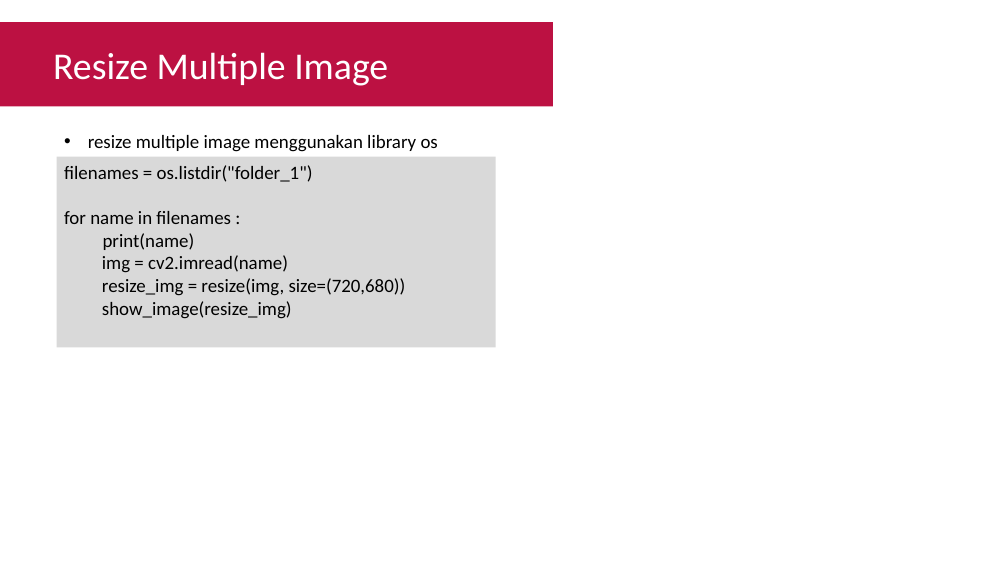
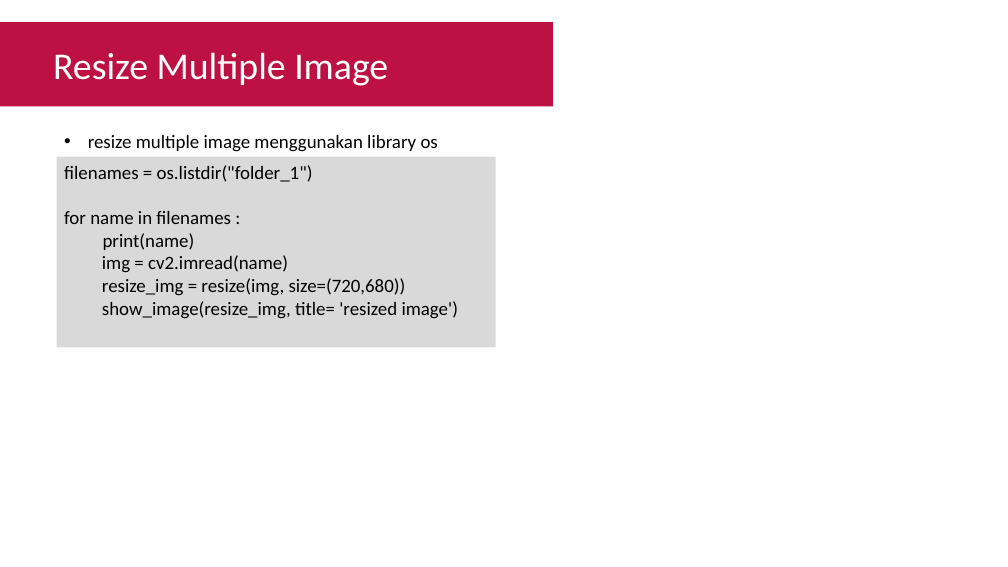
Before and after one commit to Muhammad-Yunus/Materi-Training, a slide deck: slide 12 of A. Raspberry Pi - Image Processing/#6 - Computer Vision Part 2 (Crop, Resize, Convert Color)/P6 - Computer Vision Part 2 (Crop, Resize, Convert Color).pptx. Drawn at 1008x567 pixels with LibreOffice and Linux fonts; fonts in the diff are those of the drawing. Boxes give left, top, right and bottom in pixels: in the first picture for what was removed or moved away, otherwise in the second. Text is boxed around its words. In the diff, an @@ line names an element or a change of style, - is before the commit and + after.

Commit message:
update show function

```diff
--- a/A. Raspberry Pi - Image Processing/#6 - Computer Vision Part 2 (Crop, Resize, Convert Color)/P6 - Computer Vision Part 2 (Crop, Resize, Convert Color).pptx
+++ b/A. Raspberry Pi - Image Processing/#6 - Computer Vision Part 2 (Crop, Resize, Convert Color)/P6 - Computer Vision Part 2 (Crop, Resize, Convert Color).pptx
@@ text in rectangle at (x1=102, y1=301, x2=458, y2=319): text changed @@
-  show_image(resize_img)
+  show_image(resize_img, title= 'resized image')
```
Also in this commit, not shown: 12 other slides changed, 1 other file.
